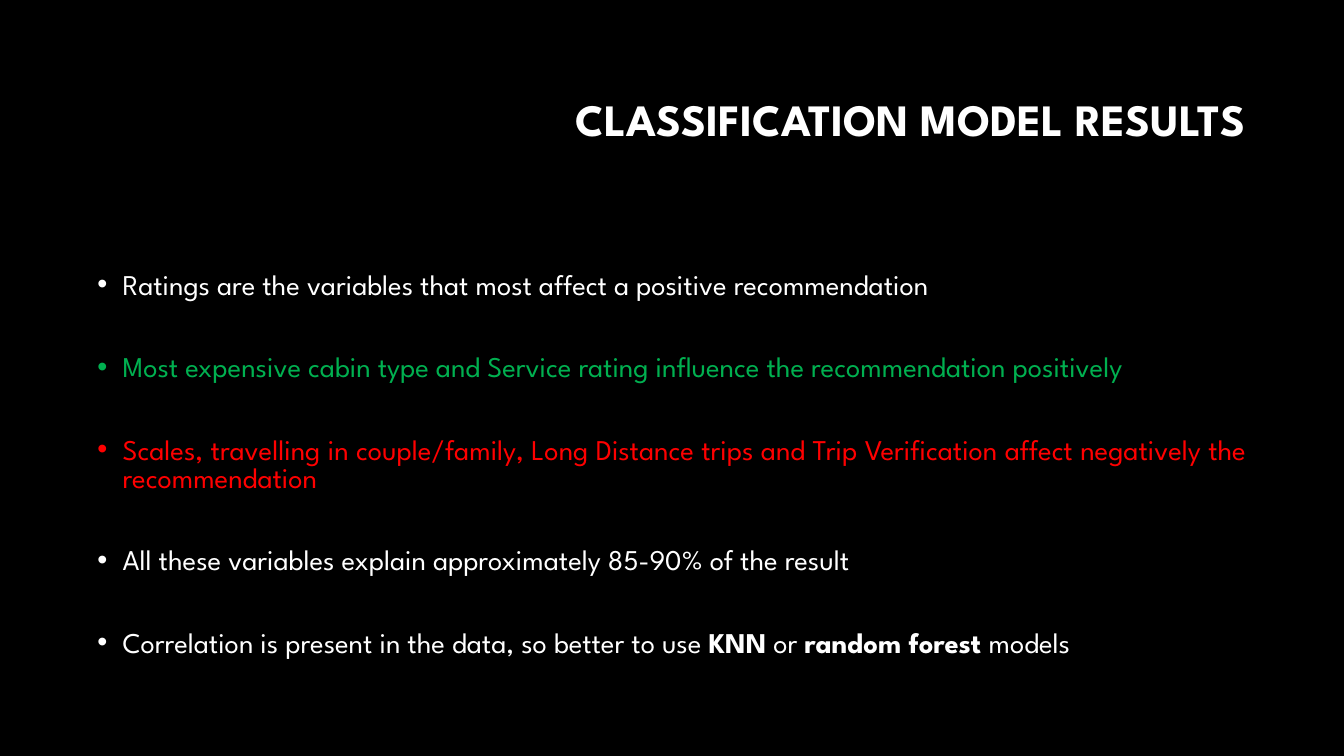
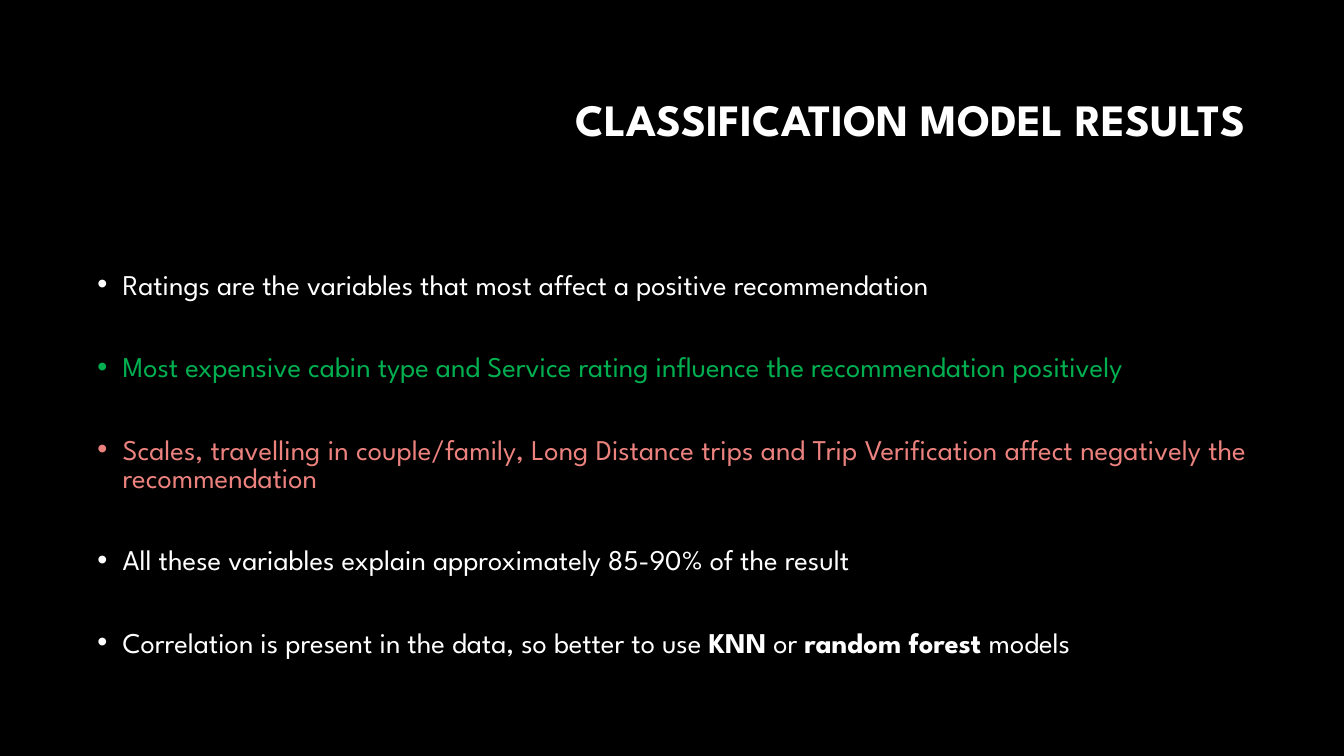
Before and after one commit to aidamouref/Airlines-Analyser, a slide deck: slide 21 of Airlines Analysis.pptx (slide 18 before the commit). Drawn at 1344x756 pixels with LibreOffice and Linux fonts; fonts in the diff are those of the drawing; background and template pictures are left out. Boxes give left, top, right and bottom in pixels: in the first picture for what was removed or moved away, otherwise in the second. Text is boxed around its words. In the diff, an @@ line names an element or a change of style, - is before the commit and + after.

```diff
--- a/Airlines Analysis.pptx
+++ b/Airlines Analysis.pptx
@@ text at (123, 440, 1246, 489): text colour #FF0000 to #EC827E in "Scales, travelling in couple/family, Long Distance trips ..." @@
```
Also in this commit, not shown: 8 other slides changed, 7 slides added, 13 other files.
